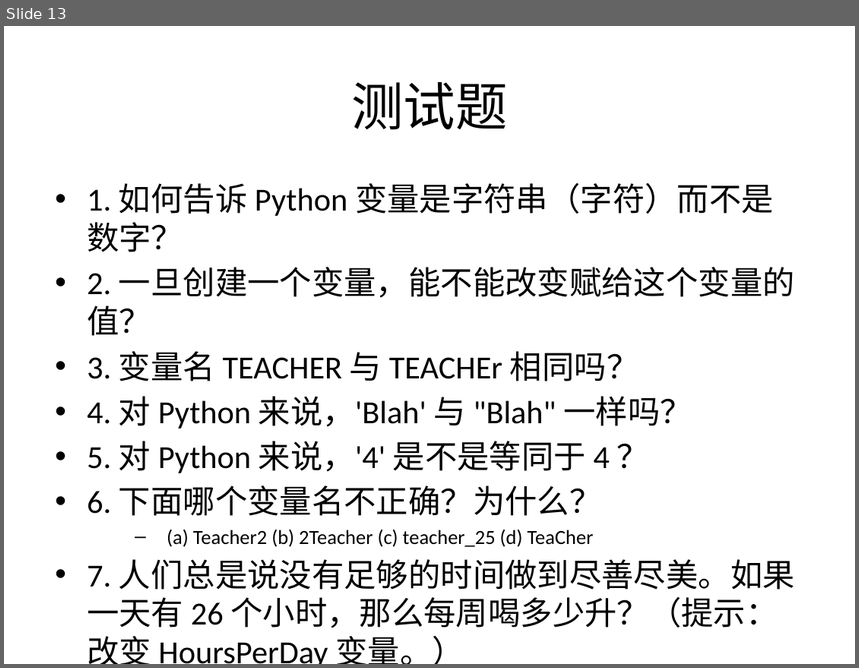
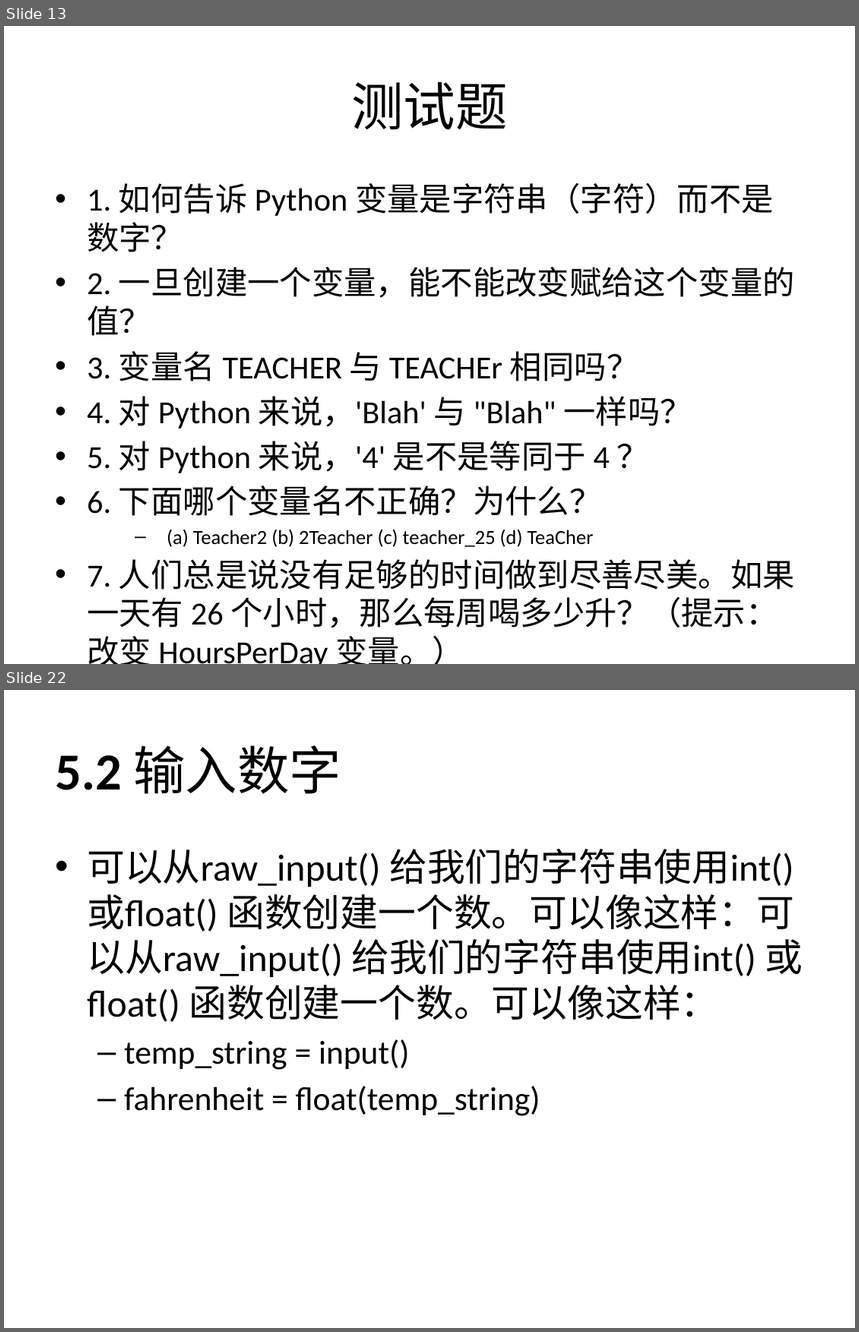
Before and after one commit to zhinan18/Python3, a slide deck: readme/Python3.pptx. Shown one above the other, each under a label of ours: slide 13 before the commit, slides 13 and 22 after it; the slides between them are not shown. The pictures are 859x668 and 859x1332 pixels, drawn with LibreOffice and Linux fonts; fonts in the diff are those of the drawing. Boxes give left, top, right and bottom in pixels: in the first picture for what was removed or moved away, otherwise in the second. Text is boxed around its words. In the diff, an @@ line names an element or a change of style, - is before the commit and + after.

```diff
--- a/readme/Python3.pptx
+++ b/readme/Python3.pptx
@@ slide 22 added at (4, 690, 855, 1328), background #FFFFFF @@
@@ title added at (55, 745, 341, 794), 44 pt, text #000000 @@
+5.2 输入数字
@@ text added at (87, 849, 803, 1116), 32 pt, text #000000 @@
+• 可以从raw_input() 给我们的字符串使用int() 或float() 函数创建一个数。可以像这样：可以从raw_input() 给我们的字符串使用int() 或float() 函数创建一个数。可以像这样：
+  – temp_string = input()
+  – fahrenheit = float(temp_string)
```
Also in this commit, not shown: 16 other slides added, 4 other files.
